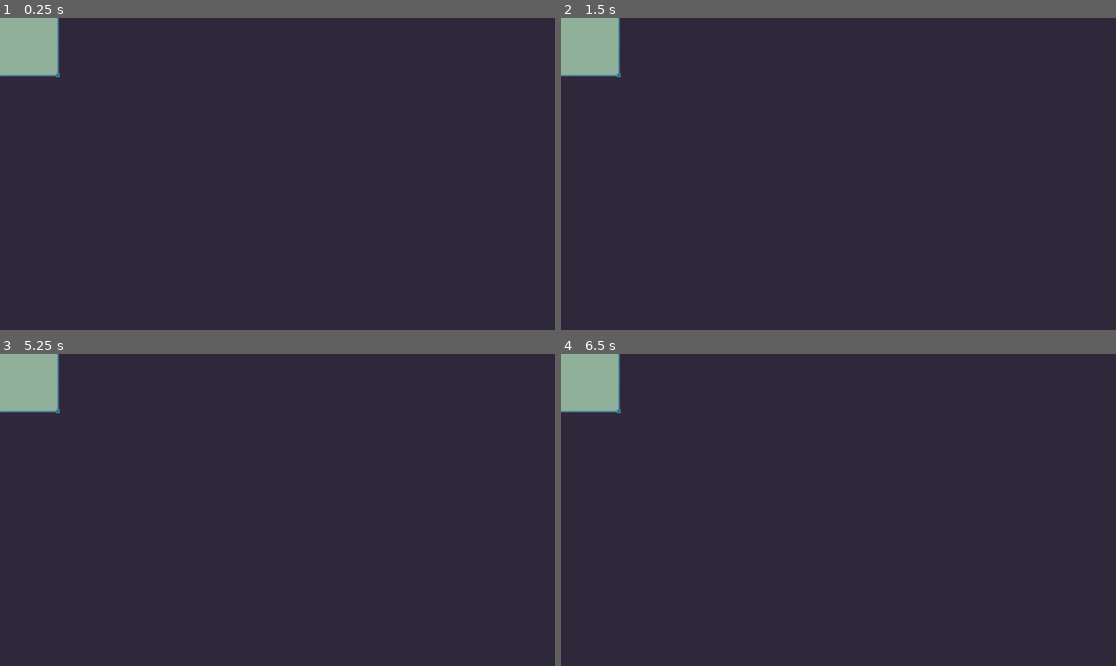
Above: before the commit, frames 1-4 (two rows, left to right).
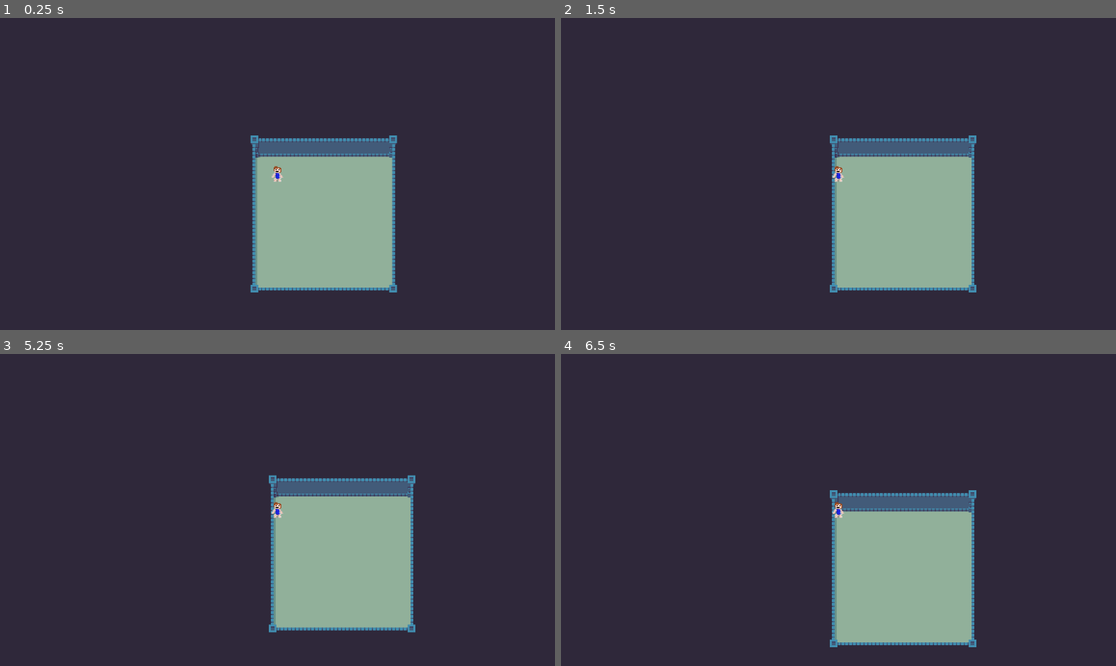
Above: after the commit, the same moments.

Repository: Salkin-Niklas/Tarot_Lite
Game: Godot game, scene res://scenes/world.tscn
Same seed, same stepped clock (60 frames per second), same inputs: the game is played once before the commit and once after it.
Inputs:
- Up to frame 1 (0.25 s): no input
- Up to frame 2 (1.5 s): tap Enter at 0.5 s; hold D 0.53-1.28 s; tap Space at 1.25 s; hold S from 1.28 s (still down)
- Up to frame 3 (5.25 s): tap Enter at 2, 3.5 s; release S at 2.03 s; hold D 2.03-2.78 s; tap Space at 2.75, 4.25 s; hold W 2.78-3.53 s; hold A 3.53-5.03 s; hold S from 5.03 s (still down)
- Up to frame 4 (6.5 s): release S at 5.78 s; hold D from 5.78 s (still down)

The runs differ from the first frame. In frame 1, 15% of the frame differs, in the area x 0-72%, y 0-88%; in frame 2, 15%; in frame 3, 15%; in frame 4, 15%.

Commit message:
ADD: player to world scene

Diff:
--- a/assets/tiles.tres
+++ b/assets/tiles.tres
@@ -280,6 +280,7 @@
 5:0/0/texture_origin = Vector2i(0, 8)
 5:0/0/terrain_set = 0
 5:0/0/terrain = 0
+5:0/0/physics_layer_0/polygon_0/points = PackedVector2Array(-8, -8, 8, -8, 8, 5.3957634, 0.9455905, 5.3870006, 0.9455905, 8, -8, 8)
 5:0/0/terrains_peering_bit/bottom_right_corner = 0
 5:0/0/terrains_peering_bit/bottom_left_corner = 1
 5:0/0/terrains_peering_bit/top_left_corner = 1
@@ -289,6 +290,7 @@
 7:0/0/texture_origin = Vector2i(0, 8)
 7:0/0/terrain_set = 0
 7:0/0/terrain = 0
+7:0/0/physics_layer_0/polygon_0/points = PackedVector2Array(8, -8, -8, -8, -8, 5.3957634, -0.9455905, 5.3870006, -0.9455905, 8, 8, 8)
 7:0/0/terrains_peering_bit/bottom_right_corner = 1
 7:0/0/terrains_peering_bit/bottom_left_corner = 0
 7:0/0/terrains_peering_bit/top_left_corner = 1
@@ -298,6 +300,7 @@
 6:0/0/texture_origin = Vector2i(0, 8)
 6:0/0/terrain_set = 0
 6:0/0/terrain = 0
+6:0/0/physics_layer_0/polygon_0/points = PackedVector2Array(-8, -8, 8, -8, 8, 5.3957634, 0.9455905, 5.3870006, -8, 5.3957634, -8, 2.3381634)
 6:0/0/terrains_peering_bit/bottom_right_corner = 0
 6:0/0/terrains_peering_bit/bottom_left_corner = 0
 6:0/0/terrains_peering_bit/top_left_corner = 1
@@ -314,6 +317,7 @@
 8:0/0/texture_origin = Vector2i(0, 8)
 8:0/0/terrain_set = 0
 8:0/0/terrain = 0
+8:0/0/physics_layer_0/polygon_0/points = PackedVector2Array(-0.974247, 8, -0.9169388, 5.129113, 8, 5.071803, 8, 8)
 8:0/0/terrains_peering_bit/bottom_right_corner = 1
 8:0/0/terrains_peering_bit/bottom_left_corner = 0
 8:0/0/terrains_peering_bit/top_left_corner = 0
@@ -323,6 +327,7 @@
 9:0/0/texture_origin = Vector2i(0, 8)
 9:0/0/terrain_set = 0
 9:0/0/terrain = 0
+9:0/0/physics_layer_0/polygon_0/points = PackedVector2Array(0.974247, 8, 0.9169388, 5.129113, -8, 5.071803, -8, 8)
 9:0/0/terrains_peering_bit/bottom_right_corner = 0
 9:0/0/terrains_peering_bit/bottom_left_corner = 1
 9:0/0/terrains_peering_bit/top_left_corner = 0
@@ -332,6 +337,7 @@
 8:2/0/texture_origin = Vector2i(0, 8)
 8:2/0/terrain_set = 0
 8:2/0/terrain = 0
+8:2/0/physics_layer_0/polygon_0/points = PackedVector2Array(8, -8, 8, 5.975237, -1.2030687, 5.9752374, -1.1228628, -8)
 8:2/0/terrains_peering_bit/bottom_right_corner = 0
 8:2/0/terrains_peering_bit/bottom_left_corner = 0
 8:2/0/terrains_peering_bit/top_left_corner = 0
@@ -341,6 +347,7 @@
 9:2/0/texture_origin = Vector2i(0, 8)
 9:2/0/terrain_set = 0
 9:2/0/terrain = 0
+9:2/0/physics_layer_0/polygon_0/points = PackedVector2Array(-8, 6.001972, -8, -8, 0.974247, -8, 1.0159225, 5.9485025)
 9:2/0/terrains_peering_bit/bottom_right_corner = 0
 9:2/0/terrains_peering_bit/bottom_left_corner = 0
 9:2/0/terrains_peering_bit/top_left_corner = 1
--- a/scenes/player.tscn
+++ b/scenes/player.tscn
@@ -15,3 +15,6 @@
 [node name="CollisionPolygon2D" type="CollisionShape2D" parent="."]
 position = Vector2(0, 5)
 shape = SubResource("CircleShape2D_qhqgy")
+
+[node name="Camera2D" type="Camera2D" parent="."]
+zoom = Vector2(2, 2)
--- a/scenes/world.tscn
+++ b/scenes/world.tscn
@@ -1,8 +1,9 @@
-[gd_scene load_steps=4 format=4 uid="uid://d1everl5n6ite"]
+[gd_scene load_steps=5 format=4 uid="uid://d1everl5n6ite"]
 
 [ext_resource type="TileSet" uid="uid://bkup1aitj8odg" path="res://assets/tiles.tres" id="1_nnsk1"]
 [ext_resource type="Script" uid="uid://c26tyj8iy77xm" path="res://scripts/world.gd" id="1_rwgxs"]
 [ext_resource type="Script" uid="uid://bijaiilsqwwmw" path="res://scripts/testroom.gd" id="3_4wyf3"]
+[ext_resource type="PackedScene" uid="uid://dnleg00fun1xb" path="res://scenes/player.tscn" id="4_k0juu"]
 
 [node name="World" type="Node2D"]
 script = ExtResource("1_rwgxs")
@@ -21,3 +22,5 @@
 position = Vector2(-34, -33)
 script = ExtResource("3_4wyf3")
 metadata/_custom_type_script = "uid://bijaiilsqwwmw"
+
+[node name="Player" parent="." instance=ExtResource("4_k0juu")]
Not shown: 1 places in scenes/player.tscn that only renumber resources
